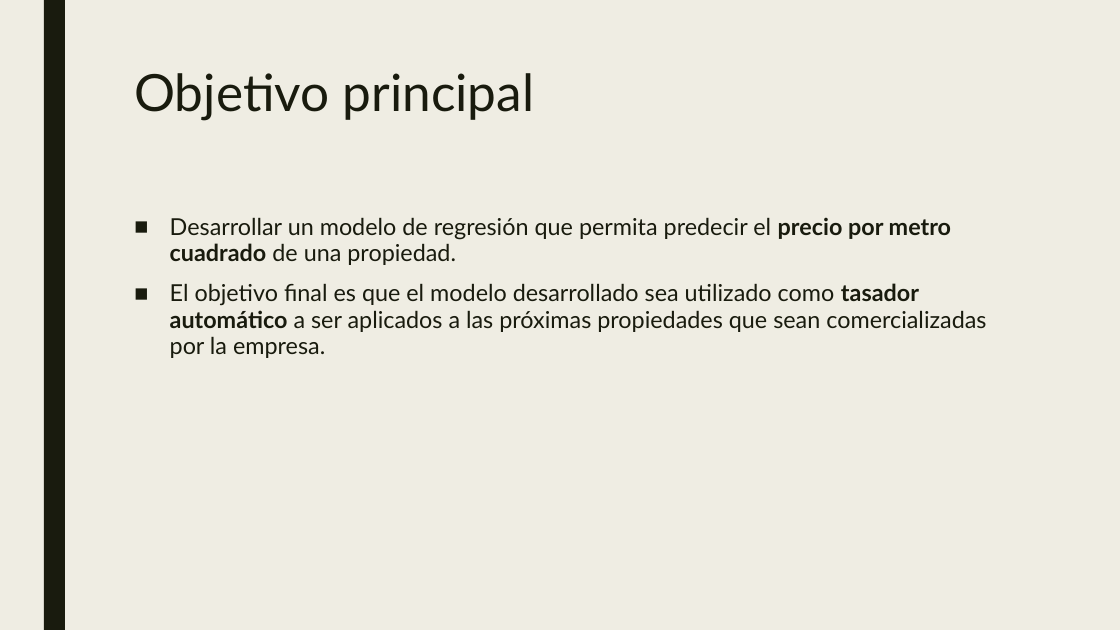
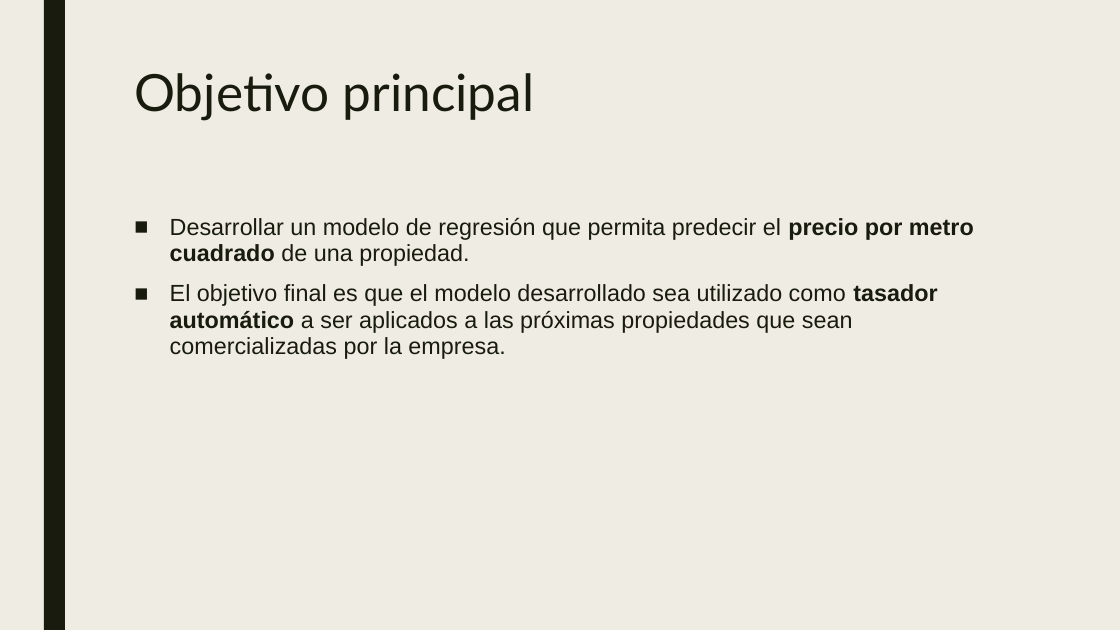
Before and after one commit to varelapablos/Desafio1-G3, a slide deck: slide 2 of Desafío 1 PPT v2.pptx. Drawn at 1120x630 pixels with LibreOffice and Linux fonts; fonts in the diff are those of the drawing. Boxes give left, top, right and bottom in pixels: in the first picture for what was removed or moved away, otherwise in the second. Text is boxed around its words. In the diff, an @@ line names an element or a change of style, - is before the commit and + after.

```diff
--- a/Desafío 1 PPT v2.pptx
+++ b/Desafío 1 PPT v2.pptx
@@ text "Desarrollar un modelo de regresión ..." at <box>170,217,974,359</box>: font Lato to Arial; less space between paragraphs @@
```
Also in this commit, not shown: 7 other slides changed, 3 slides added, 3 slides removed.
